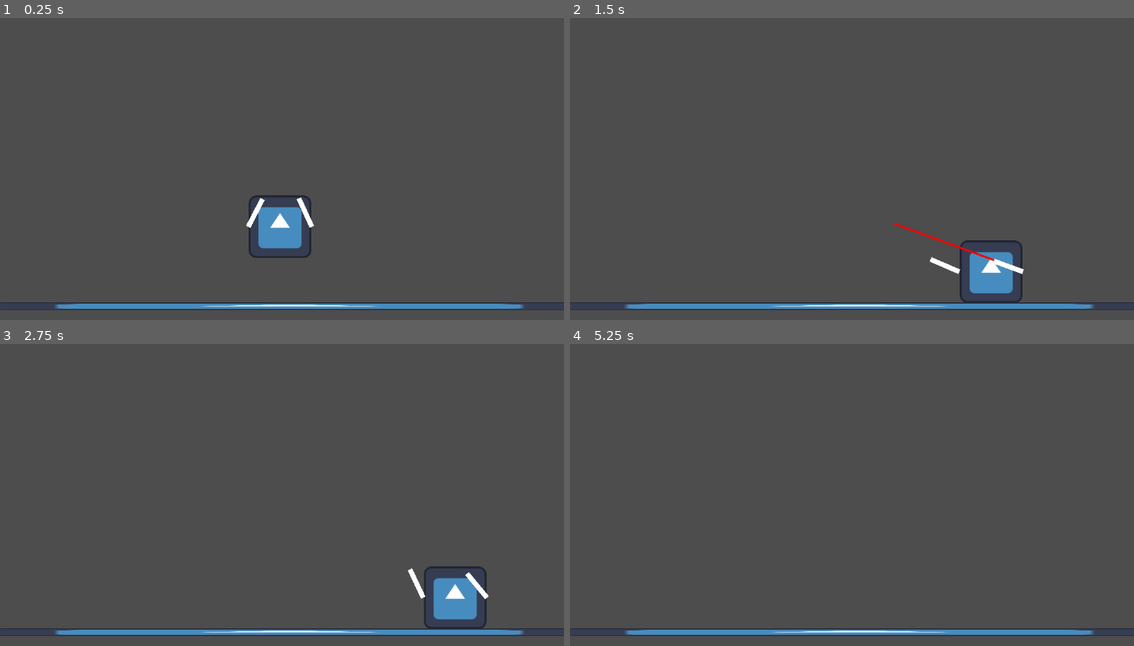
Above: before the commit, frames 1-4 (two rows, left to right).
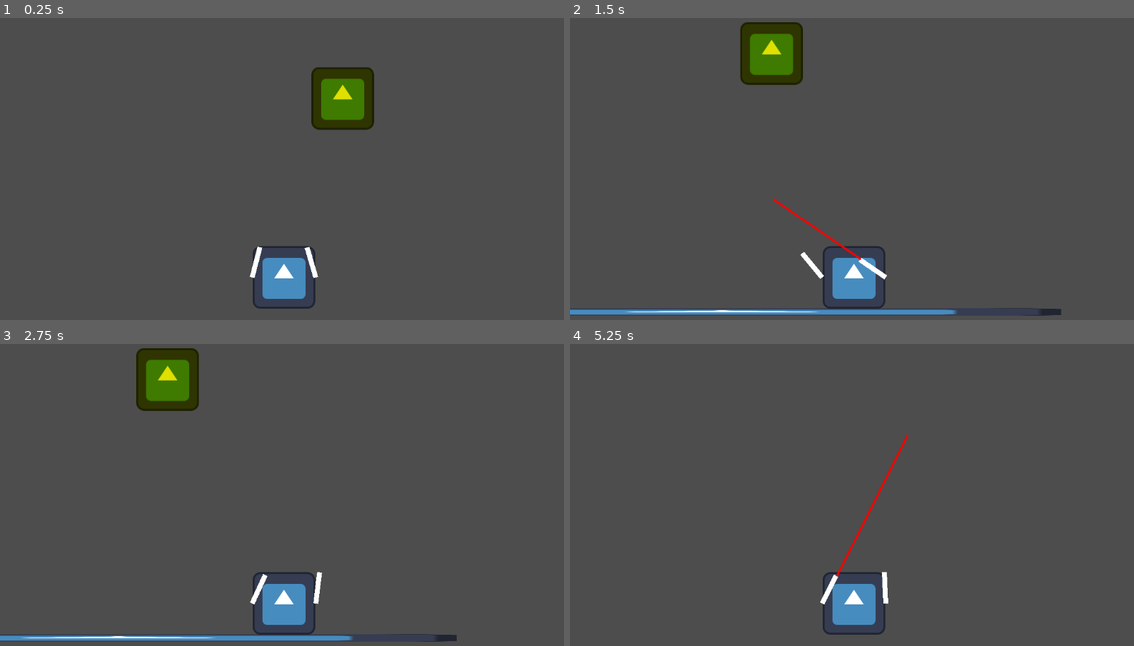
Above: after the commit, the same moments.

Repository: Z3BINI/mini_jam_june
Game: Godot game, scene res://scenes/world/testing_grounds.tscn
Two runs of this game, one before a commit and one after it. Both use one fixed random seed, a clock stepped at 60 frames per second and the inputs below. The project has no main scene, so this scene is started directly. The engine's default icon, where the game draws it, is replaced by a stand-in: a white triangle on a blue panel in a dark square.
Inputs (mouse positions are in pixels of both pictures, inside the frame that each line leads up to):
- Up to frame 1 (0.25 s): no input
- Up to frame 2 (1.5 s): move the mouse to (976, 144) at 0.52 s; press the mouse at (976, 144) at 0.53 s; hold D (move_right) 0.53-1.28 s; move the mouse to (739, 178) at 1.27 s; release the mouse at (739, 178) at 1.28 s; hold A (move_left) from 1.28 s (still down); right-click (739, 178) at 1.35 s
- Up to frame 3 (2.75 s): move the mouse to (338, 416) at 2.02 s; release A (move_left) at 2.03 s; press the mouse at (338, 416) at 2.03 s; hold D (move_right) from 2.03 s (still down)
- Up to frame 4 (5.25 s): move the mouse to (823, 552) at 2.77 s; release the mouse at (823, 552) at 2.78 s; right-click (823, 552) at 2.85 s; move the mouse to (1021, 534) at 3.52 s; release D (move_right) at 3.53 s; press the mouse at (1021, 534) at 3.53 s; hold A (move_left) from 3.53 s (still down); move the mouse to (682, 440) at 4.27 s; release the mouse at (682, 440) at 4.28 s; right-click (682, 440) at 4.35 s; move the mouse to (880, 488) at 5.02 s; press the mouse at (880, 488) at 5.03 s

The runs differ from the first frame. In frame 1, 6.9% of the frame differs, in the area x 0-100%, y 16-97%; in frame 2, 8.3%, in the area x 0-100%, y 1-99%; in frame 3, 8.0%; in frame 4, 3.4%.

Commit message:
Testing grapple gun mechanic

Diff:
--- a/scenes/world/testing_grounds.tscn
+++ b/scenes/world/testing_grounds.tscn
@@ -1,10 +1,16 @@
-[gd_scene load_steps=4 format=3 uid="uid://y2c83o11ef3t"]
+[gd_scene load_steps=6 format=3 uid="uid://y2c83o11ef3t"]
 
 [ext_resource type="Texture2D" uid="uid://cgoup5237bs31" path="res://icon.svg" id="1_6ya5b"]
 [ext_resource type="PackedScene" uid="uid://c70fmn0cl4qur" path="res://scenes/entities/player.tscn" id="2_0gv5v"]
 
 [sub_resource type="RectangleShape2D" id="RectangleShape2D_n4yv0"]
 size = Vector2(1388, 16)
+
+[sub_resource type="RectangleShape2D" id="RectangleShape2D_dvjih"]
+size = Vector2(124, 124)
+
+[sub_resource type="CircleShape2D" id="CircleShape2D_xoad2"]
+radius = 63.5059
 
 [node name="TestingGrounds" type="Node2D"]
 
@@ -21,5 +27,39 @@
 [node name="Player" parent="." instance=ExtResource("2_0gv5v")]
 position = Vector2(-19, -191)
 
-[node name="Camera2D" type="Camera2D" parent="."]
-position = Vector2(-15, -296)
+[node name="Camera2D" type="Camera2D" parent="Player"]
+position = Vector2(-4, -237)
+
+[node name="StaticBody2D" type="StaticBody2D" parent="."]
+position = Vector2(101, -529)
+
+[node name="Sprite2D" type="Sprite2D" parent="StaticBody2D"]
+modulate = Color(0.876007, 0.876007, 0, 1)
+texture = ExtResource("1_6ya5b")
+
+[node name="Grappable4" type="Area2D" parent="StaticBody2D"]
+collision_layer = 8
+collision_mask = 4
+
+[node name="CollisionShape2D" type="CollisionShape2D" parent="StaticBody2D/Grappable4"]
+shape = SubResource("RectangleShape2D_dvjih")
+
+[node name="CollisionShape2D" type="CollisionShape2D" parent="StaticBody2D"]
+shape = SubResource("CircleShape2D_xoad2")
+
+[node name="StaticBody2D2" type="StaticBody2D" parent="."]
+position = Vector2(-276, -828)
+
+[node name="Sprite2D" type="Sprite2D" parent="StaticBody2D2"]
+modulate = Color(0.876007, 0.876007, 0, 1)
+texture = ExtResource("1_6ya5b")
+
+[node name="Grappable4" type="Area2D" parent="StaticBody2D2"]
+collision_layer = 8
+collision_mask = 4
+
+[node name="CollisionShape2D" type="CollisionShape2D" parent="StaticBody2D2/Grappable4"]
+shape = SubResource("RectangleShape2D_dvjih")
+
+[node name="CollisionShape2D" type="CollisionShape2D" parent="StaticBody2D2"]
+shape = SubResource("CircleShape2D_xoad2")
